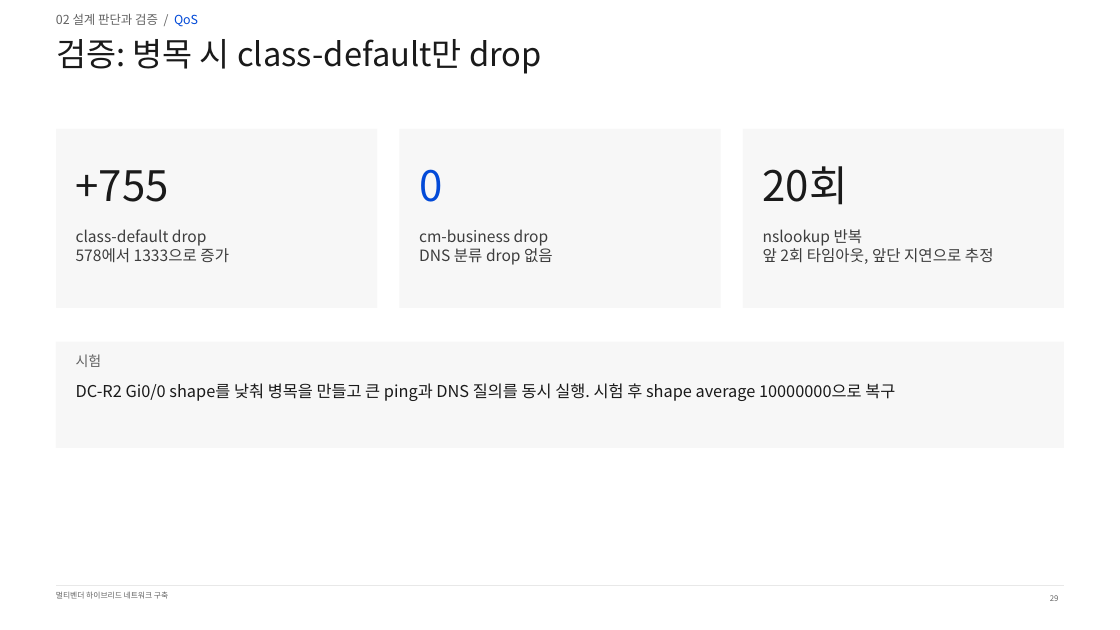
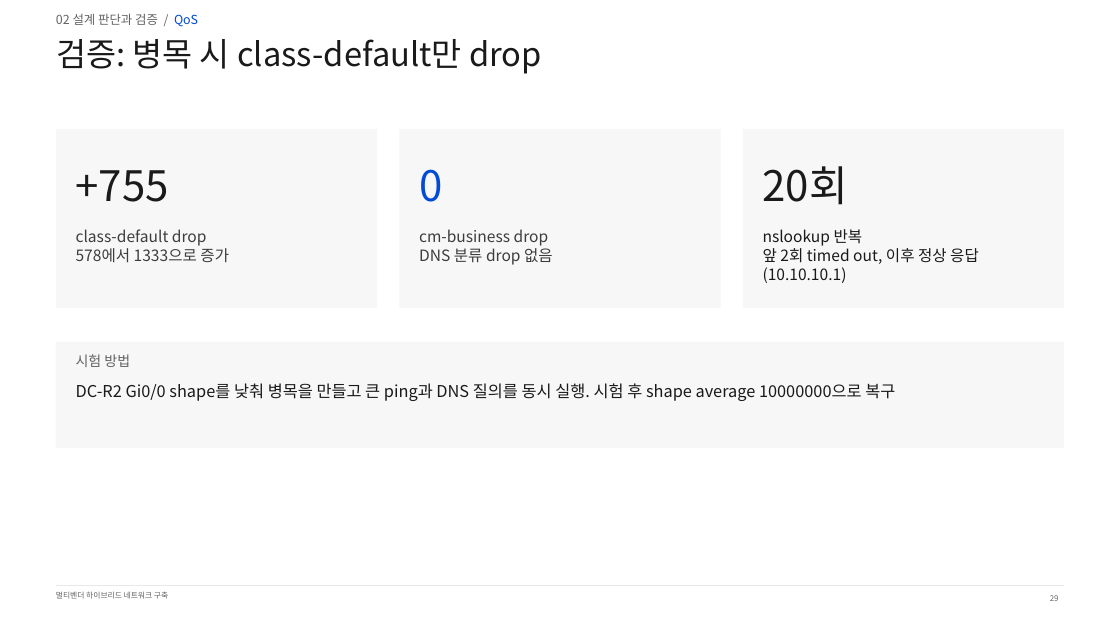
Before and after one commit to KSNAM97/multivendor-wan-dmvpn-mpls-lab, a slide deck: slide 29 of ppt/최종/멀티벤더_하이브리드_WAN_구축_남기석_261020.pptx. Drawn at 1120x630 pixels with LibreOffice and Linux fonts; fonts in the diff are those of the drawing. Boxes give left, top, right and bottom in pixels: in the first picture for what was removed or moved away, otherwise in the second. Text is boxed around its words. In the diff, an @@ line names an element or a change of style, - is before the commit and + after.

```diff
--- a/ppt/최종/멀티벤더_하이브리드_WAN_구축_남기석_261020.pptx
+++ b/ppt/최종/멀티벤더_하이브리드_WAN_구축_남기석_261020.pptx
@@ text at [763, 229, 863, 246]: text colour #3D3D3D to #1A1A1A in "nslookup 반복" @@
@@ text at [763, 248, 979, 283]: text changed; text colour #3D3D3D to #1A1A1A @@
-앞 2회 타임아웃, 앞단 지연으로 추정
+앞 2회 timed out, 이후 정상 응답(10.10.10.1)
@@ text at [76, 354, 130, 367]: text changed @@
-시험
+시험 방법
```
Also in this commit, not shown: 42 other slides changed, 1 other file.
